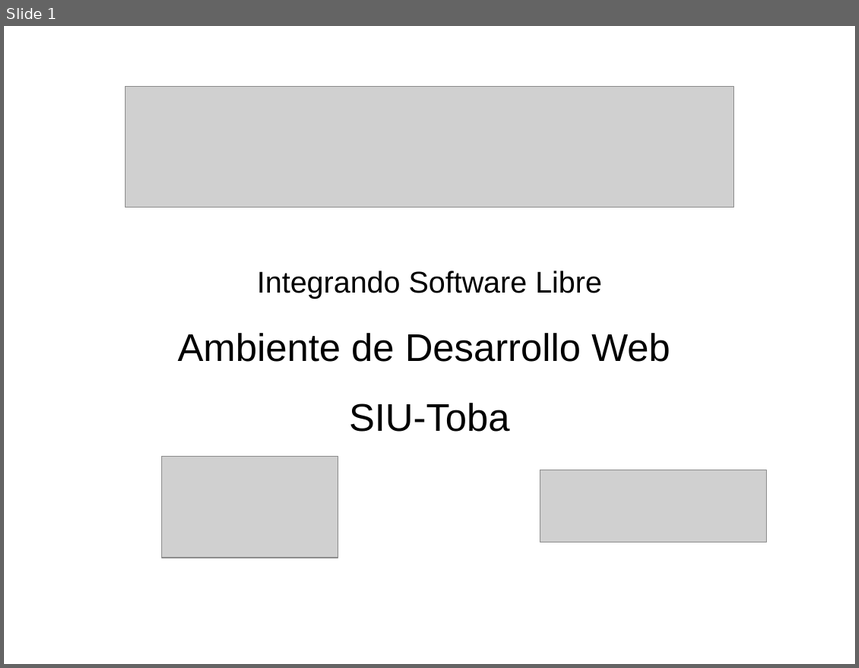
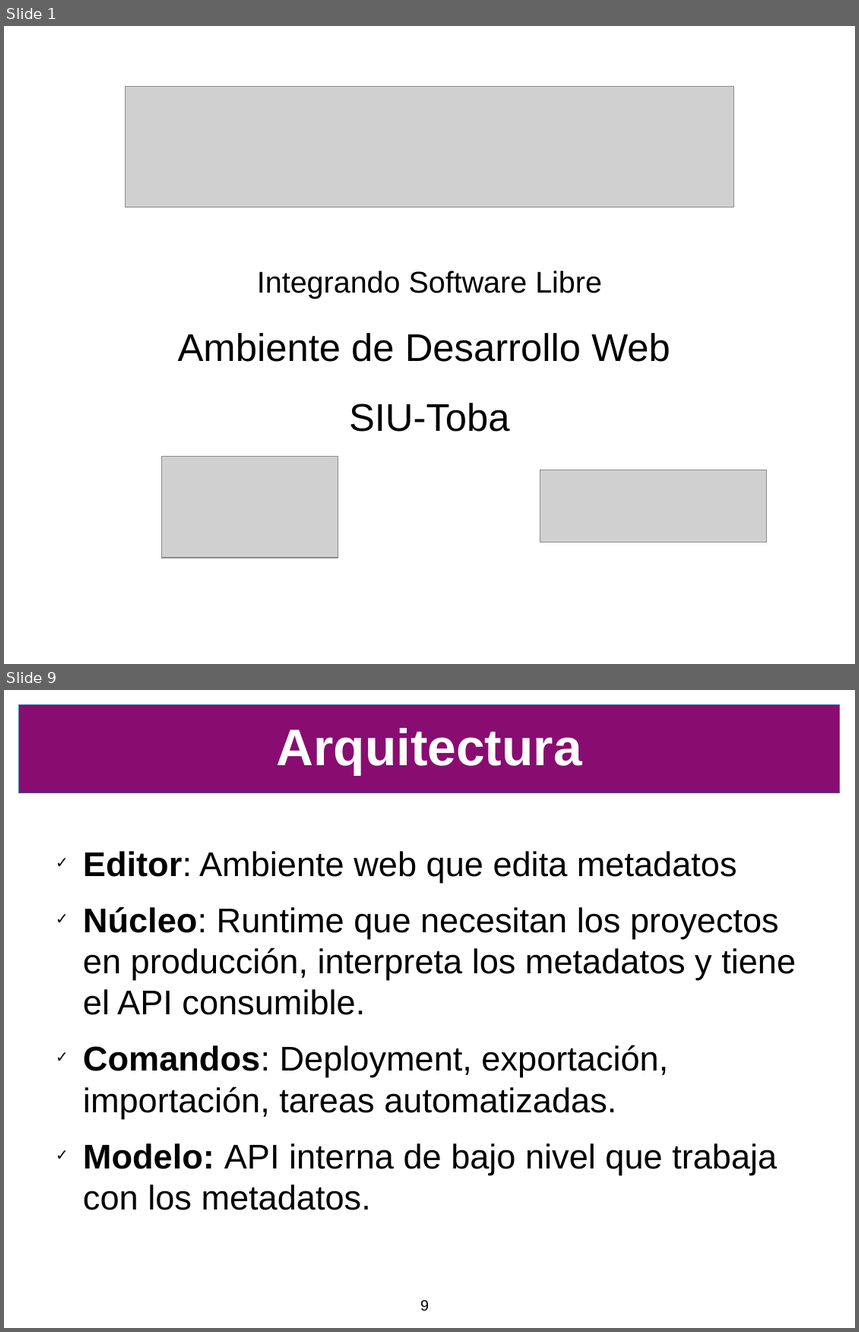
Before and after one commit to SIU-Toba/framework, a slide deck: doc/presentacion/CafeConf2006.odp. Shown one above the other, each under a label of ours: slide 1 before the commit, slides 1 and 9 after it; the slides between them are not shown. The pictures are 859x668 and 859x1332 pixels, drawn with LibreOffice and Linux fonts; fonts in the diff are those of the drawing; grey boxes stand for pictures; background and template pictures are left out. Boxes give left, top, right and bottom in pixels: in the first picture for what was removed or moved away, otherwise in the second. Text is boxed around its words. In the diff, an @@ line names an element or a change of style, - is before the commit and + after.

```diff
--- a/doc/presentacion/CafeConf2006.odp
+++ b/doc/presentacion/CafeConf2006.odp
@@ slide 9 added at (4, 690, 855, 1328), background #FFFFFF @@
@@ rectangle added at (19, 705, 841, 793), fill #890C71, outline #3465A4 0 pt @@
@@ title added at (277, 728, 582, 775), 48 pt, text #FFFFFF, bold @@
+Arquitectura
@@ text added at (83, 851, 796, 1211), 32 pt, text #000000 @@
+✓ Editor: Ambiente web que edita metadatos
+✓ Núcleo: Runtime que necesitan los proyectos en producción, interpreta los metadatos y tiene el API consumible.
+✓ Comandos: Deployment, exportación, importación, tareas automatizadas.
+✓ Modelo: API interna de bajo nivel que trabaja con los metadatos.
@@ page number added at (420, 1300, 429, 1312), 14 pt, text #000000 @@
+9
```
Also in this commit, not shown: 8 other slides added, 5 slides removed, 1 other file.
